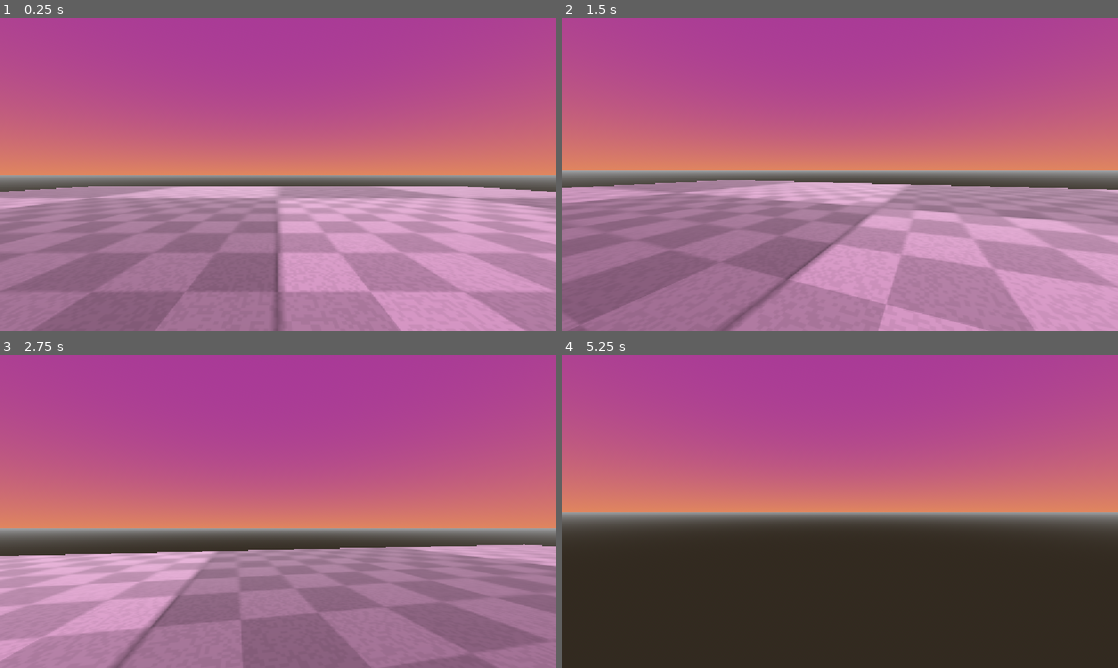
Above: before the commit, frames 1-4 (two rows, left to right).
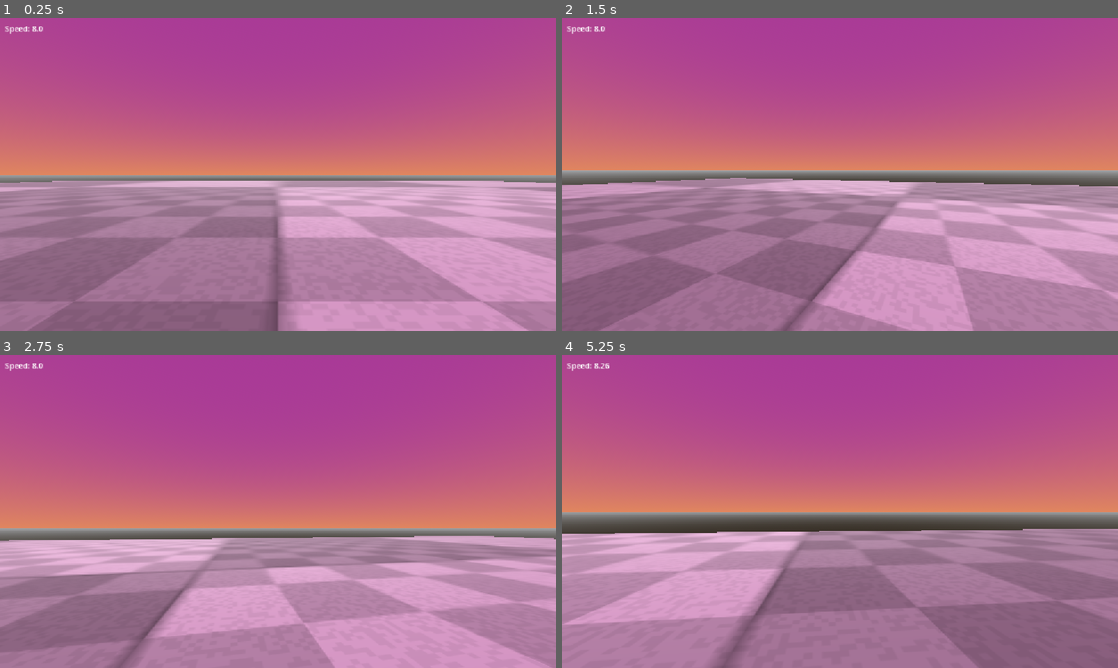
Above: after the commit, the same moments.

Repository: Emerald6468/SeniorGame
Game: Godot game, scene res://Scenes/Testing/ZanderTests/BasicMovementTest.tscn
Same seed, same stepped clock (60 frames per second), same inputs: the game is played once before the commit and once after it. Before the commit the project has no main scene; this scene is started directly in both runs.
Inputs (mouse positions are in pixels of both pictures, inside the frame that each line leads up to):
- Up to frame 1 (0.25 s): no input
- Up to frame 2 (1.5 s): tap Enter (ui_accept) at 0.5, 0.6 s; move the mouse to (867, 174) at 0.52 s; hold W (Forward) from 0.53 s (still down); tap Space (Jump, bound only after the commit) at 0.77, 0.8, 1.07, 1.35 s; move the mouse to (812, 174) at 1.27 s
- Up to frame 3 (2.75 s): keep holding W (Forward); tap Space (Jump, bound only after the commit) at 1.52, 1.82, 2.3 s; tap Enter (ui_accept) at 1.55, 2.1 s; move the mouse to (289, 505) at 2.02 s
- Up to frame 4 (5.25 s): keep holding W (Forward); move the mouse to (834, 517) at 2.77 s; tap Enter (ui_accept) at 2.85, 4.35, 5.1 s; tap Space (Jump, bound only after the commit) at 3.02, 3.32, 3.6, 3.77, 4.07, 4.52, 4.82 s; move the mouse to (878, 514) at 3.52 s; move the mouse to (795, 508) at 4.27 s; move the mouse to (845, 511) at 5.02 s

The runs differ from the first frame. In frame 1, 17% of the frame differs, in the area x 0-100%, y 2-100%; in frame 2, 17%; in frame 3, 29%; in frame 4, 44%.

Commit message:
player acceleration

Diff:
--- a/senior-project/Scenes/Prefabs/player.tscn
+++ b/senior-project/Scenes/Prefabs/player.tscn
@@ -2,8 +2,11 @@
 
 [ext_resource type="Script" uid="uid://jonrbbhp01q5" path="res://Scripts/player.gd" id="1_sm2rp"]
 [ext_resource type="AudioStream" uid="uid://tp4khmc0ak8x" path="res://Assets/Audio/SFX/Running.wav" id="2_pv3ct"]
+[ext_resource type="PackedScene" uid="uid://o27u5krdqb62" path="res://Scenes/UI/UI.tscn" id="3_v1l4e"]
 
 [sub_resource type="CapsuleShape3D" id="CapsuleShape3D_bhunq"]
+
+[sub_resource type="CapsuleMesh" id="CapsuleMesh_bhunq"]
 
 [node name="Player" type="CharacterBody3D" unique_id=469422006]
 script = ExtResource("1_sm2rp")
@@ -11,6 +14,9 @@
 [node name="CollisionShape3D" type="CollisionShape3D" parent="." unique_id=1083743219]
 shape = SubResource("CapsuleShape3D_bhunq")
 debug_color = Color(0, 0.6, 0.69803923, 0.6666667)
+
+[node name="MeshInstance3D" type="MeshInstance3D" parent="CollisionShape3D" unique_id=2097862558]
+mesh = SubResource("CapsuleMesh_bhunq")
 
 [node name="Head" type="Node3D" parent="." unique_id=1326759573]
 transform = Transform3D(1, 0, 0, 0, 1, 0, 0, 0, 1, 0, 0.55, 0)
@@ -20,3 +26,5 @@
 [node name="Running" type="AudioStreamPlayer" parent="." unique_id=1721402892]
 stream = ExtResource("2_pv3ct")
 volume_db = -8.0
+
+[node name="Ui" parent="." unique_id=753733901 instance=ExtResource("3_v1l4e")]
--- a/senior-project/Scenes/Testing/ZanderTests/BasicMovementTest.tscn
+++ b/senior-project/Scenes/Testing/ZanderTests/BasicMovementTest.tscn
@@ -20,11 +20,12 @@
 [node name="BasicMovementTest" type="Node3D" unique_id=1730153282]
 
 [node name="Player" parent="." unique_id=469422006 instance=ExtResource("1_05r2y")]
+transform = Transform3D(1, 0, 0, 0, 1, 0, 0, 0, 1, 0, 2.2951248, 0)
 
-[node name="CSGBox3D" type="CSGBox3D" parent="." unique_id=633388165]
-transform = Transform3D(56.47115, 0, 0, 0, 0.99999976, 0, 0, 0, 61.972607, 0, -2.059403, 0)
+[node name="Floor" type="CSGBox3D" parent="." unique_id=633388165]
 material_override = SubResource("StandardMaterial3D_05r2y")
 use_collision = true
+size = Vector3(100, 2, 100)
 
 [node name="WorldEnvironment" type="WorldEnvironment" parent="." unique_id=1229304955]
 environment = SubResource("Environment_bhunq")
--- /dev/null
+++ b/senior-project/Scenes/UI/UI.tscn
@@ -0,0 +1,31 @@
+[gd_scene format=3 uid="uid://o27u5krdqb62"]
+
+[ext_resource type="Script" uid="uid://b8xxhuy38u5te" path="res://Scripts/ui.gd" id="1_s86y4"]
+
+[node name="Ui" type="Control" unique_id=753733901]
+layout_mode = 3
+anchors_preset = 15
+anchor_right = 1.0
+anchor_bottom = 1.0
+grow_horizontal = 2
+grow_vertical = 2
+script = ExtResource("1_s86y4")
+
+[node name="CanvasLayer" type="CanvasLayer" parent="." unique_id=23702782]
+
+[node name="MarginContainer" type="MarginContainer" parent="CanvasLayer" unique_id=1525682755]
+anchors_preset = 15
+anchor_right = 1.0
+anchor_bottom = 1.0
+grow_horizontal = 2
+grow_vertical = 2
+theme_override_constants/margin_left = 10
+theme_override_constants/margin_top = 10
+theme_override_constants/margin_right = 10
+theme_override_constants/margin_bottom = 10
+
+[node name="Speed" type="Label" parent="CanvasLayer/MarginContainer" unique_id=1720541619]
+layout_mode = 2
+size_flags_horizontal = 0
+size_flags_vertical = 0
+text = "Speed = 0"
--- a/senior-project/Scripts/player.gd
+++ b/senior-project/Scripts/player.gd
@@ -3,6 +3,12 @@
 #Base Speed
 const SPEED = 8.0
 const JUMP_VELOCITY = 4.5
+
+#Flexible Speed
+var cur_speed
+var max_speed = 26.0
+var accel = 0.02
+var deccel = .5
 
 #Camera
 var mouse_sensitivity = 0.4
@@ -16,6 +22,9 @@
 
 #Audio
 @onready var running: AudioStreamPlayer = $Running
+
+func _ready() -> void:
+	cur_speed = SPEED
 
 func _headbob(time) -> Vector3:
 	var pos = Vector3.ZERO
@@ -33,7 +42,7 @@
 		velocity += get_gravity() * delta
 
 	# Handle jump.
-	if Input.is_action_just_pressed("ui_accept") and is_on_floor():
+	if Input.is_action_just_pressed("Jump") and is_on_floor():
 		velocity.y = JUMP_VELOCITY
 
 	# Get the input direction and handle the movement/deceleration.
@@ -41,13 +50,17 @@
 	var input_dir := Input.get_vector("Left", "Right", "Forward", "Backward")
 	var direction := (transform.basis * Vector3(input_dir.x, 0, input_dir.y)).normalized()
 	if direction:
-		if !running.playing and is_on_floor():running.play()
-		velocity.x = direction.x * SPEED
-		velocity.z = direction.z * SPEED
+		velocity.x = direction.x * cur_speed
+		velocity.z = direction.z * cur_speed
+		if is_on_floor():
+			if !running.playing:running.play()
+			cur_speed = move_toward(cur_speed,max_speed,accel)
 	else:
-		velocity.x = move_toward(velocity.x, 0, SPEED)
-		velocity.z = move_toward(velocity.z, 0, SPEED)
-	if !direction or !is_on_floor():running.stop()
+		velocity.x = move_toward(velocity.x, 0, cur_speed)
+		velocity.z = move_toward(velocity.z, 0, cur_speed)
+	if !direction or !is_on_floor():
+		cur_speed = move_toward(cur_speed,SPEED,deccel)
+		running.stop()
 
 	#Head bob
 	t_bob += delta * velocity.length() * float(is_on_floor())
--- /dev/null
+++ b/senior-project/Scripts/ui.gd
@@ -0,0 +1,14 @@
+extends Control
+
+@onready var speed: Label = $CanvasLayer/MarginContainer/Speed
+
+
+# Called when the node enters the scene tree for the first time.
+func _ready() -> void:
+	pass # Replace with function body.
+
+
+# Called every frame. 'delta' is the elapsed time since the previous frame.
+func _process(delta: float) -> void:
+	var rounded = snappedf(get_parent().cur_speed,0.01)
+	speed.text = "Speed: " + str(rounded)
--- a/senior-project/project.godot
+++ b/senior-project/project.godot
@@ -11,6 +11,7 @@
 [application]
 
 config/name="SeniorProject"
+run/main_scene="uid://bnemr2an3w41g"
 config/features=PackedStringArray("4.7", "Forward Plus")
 config/icon="res://Assets/icon.svg"
 
@@ -51,6 +52,11 @@
 , Object(InputEventKey,"resource_local_to_scene":false,"resource_name":"","device":-1,"window_id":0,"alt_pressed":false …(186 unchanged characters)…
 ]
 }
+Jump={
+"deadzone": 0.2,
+"events": [Object(InputEventKey,"resource_local_to_scene":false,"resource_name":"","device":-1,"window_id":0,"alt_pressed":false,"shift_pressed":false,"ctrl_pressed":false,"meta_pressed":false,"pressed":false,"keycode":0,"physical_keycode":32,"key_label":0,"unicode":32,"location":0,"echo":false,"script":null)
+]
+}
 
 [physics]
 
Not shown, added: senior-project/Scripts/ui.gd.uid
